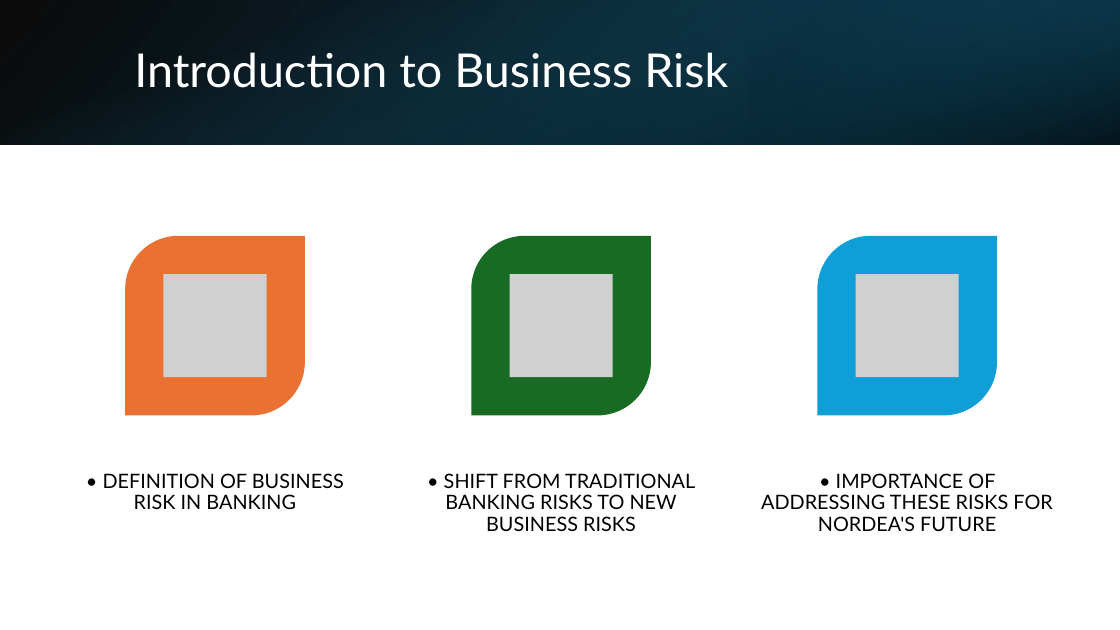
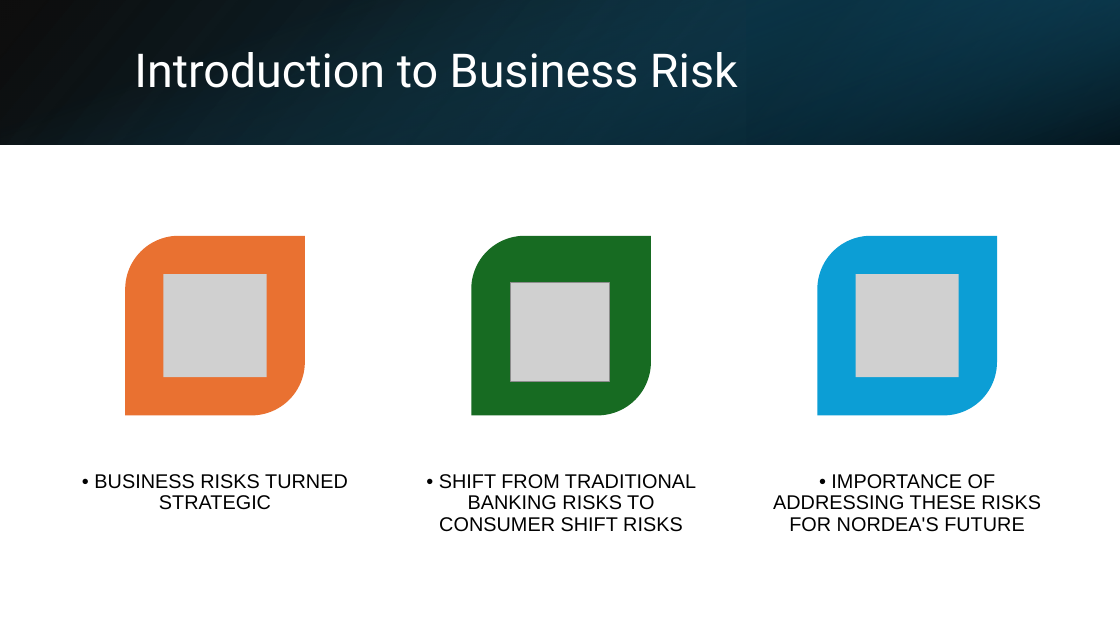
Before and after one commit to bredeespelid/Master_NHH, a slide deck: slide 2 of BAN425/The Rise of Business Risk in Banking.pptx. Drawn at 1120x630 pixels with LibreOffice and Linux fonts; fonts in the diff are those of the drawing; grey boxes stand for pictures. Boxes give left, top, right and bottom in pixels: in the first picture for what was removed or moved away, otherwise in the second. Text is boxed around its words. In the diff, an @@ line names an element or a change of style, - is before the commit and + after.

```diff
--- a/BAN425/The Rise of Business Risk in Banking.pptx
+++ b/BAN425/The Rise of Business Risk in Banking.pptx
@@ rectangle at bbox=[0, 0, 1120, 145]: fill gradient #000000 to #104862 to gradient #000000 to #0F4861 @@
@@ title "Introduction to Business Risk" at bbox=[134, 52, 738, 88]: font Lato to Roboto @@
@@ round diag rect at bbox=[471, 236, 651, 416]: fill #196B24 to #176B22 @@
@@ picture: place and size @@
-picture at bbox=[510, 274, 613, 377]
+picture at bbox=[511, 282, 609, 381]
@@ text at bbox=[94, 474, 348, 510]: text changed; font Lato to Arial @@
-• DEFINITION OF BUSINESS RISK IN BANKING
+• BUSINESS RISKS TURNED STRATEGIC
@@ text at bbox=[439, 474, 696, 532]: text changed; font Lato to Arial @@
-• SHIFT FROM TRADITIONAL BANKING RISKS TO NEW BUSINESS RISKS
+• SHIFT FROM TRADITIONAL BANKING RISKS TO CONSUMER SHIFT RISKS
@@ text "• IMPORTANCE OF ADDRESSING THESE ..." at bbox=[773, 474, 1041, 532]: font Lato to Arial; less space between paragraphs @@
```
Also in this commit, not shown: 8 other slides changed, 2 slides added, 1 slide removed, 1 other file.
